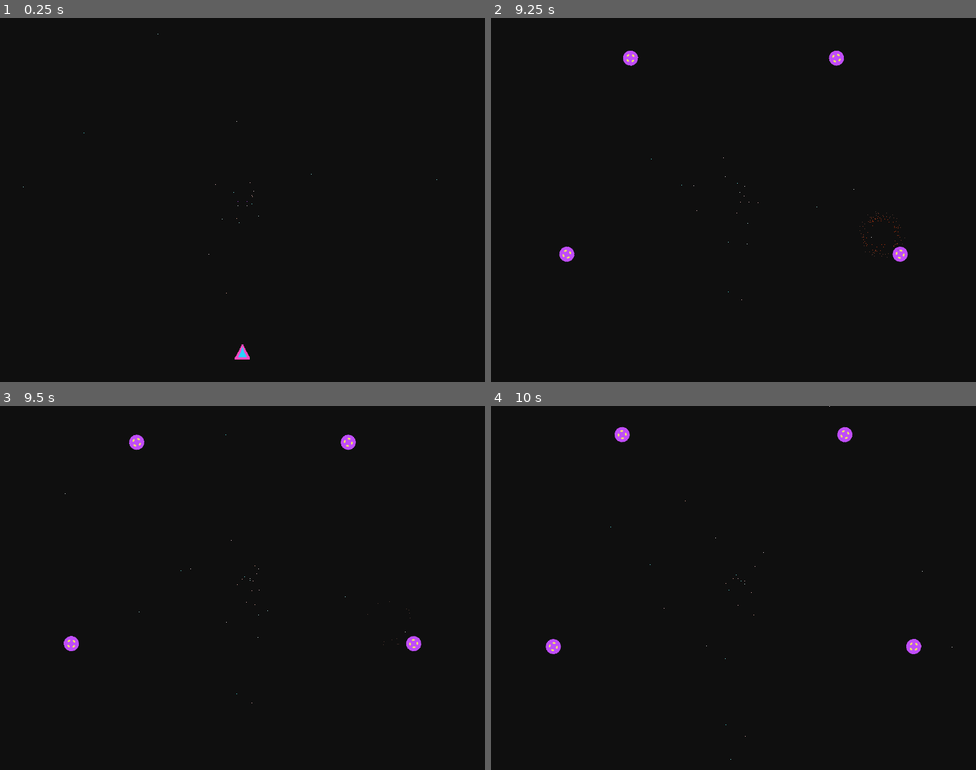
Above: before the commit, frames 1-4 (two rows, left to right).
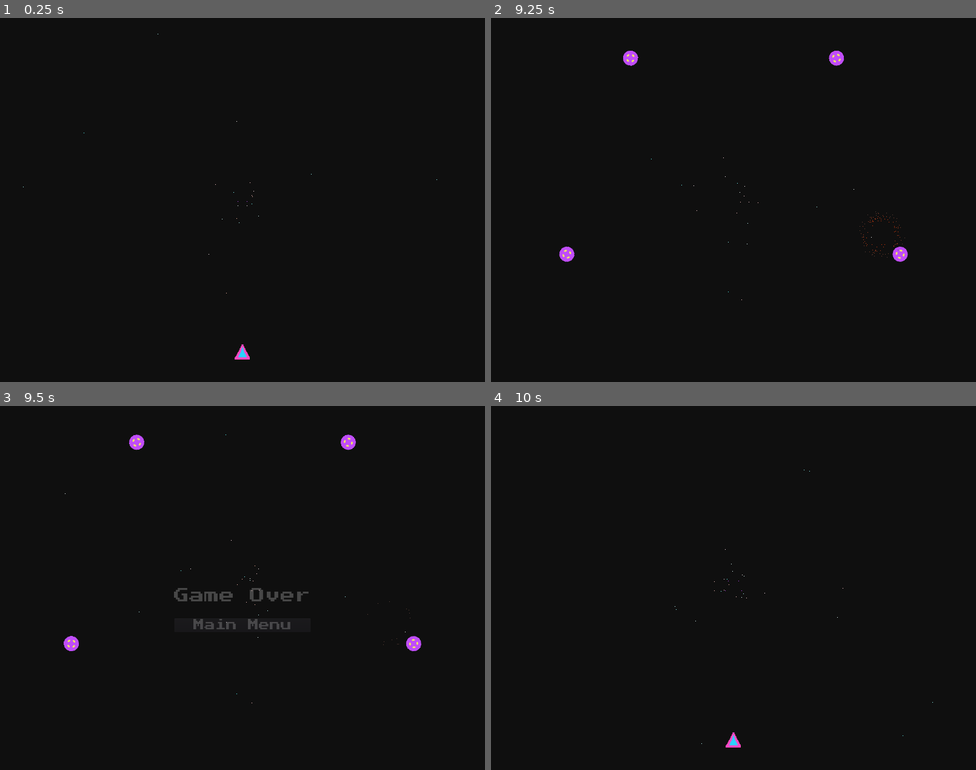
Above: after the commit, the same moments.

Repository: doctor-g/LD47
Game: Godot game, scene res://src/Level.tscn
Same seed, same stepped clock (60 frames per second), same inputs: the game is played once before the commit and once after it.
Inputs (mouse positions are in pixels of both pictures, inside the frame that each line leads up to):
- Up to frame 1 (0.25 s): no input
- Up to frame 2 (9.25 s): tap Enter at 0.5 s; tap Space (fire) at 0.6, 1.25, 2.85, 5.1, 7.35 s; tap Left (move_clockwise) at 1.35, 5.85 s; hold D (move_counterclockwise) 2.03-2.78 s; hold Left (move_clockwise) 3.53-4.28 s; tap D (move_counterclockwise) at 4.35, 8.85 s; hold D (move_counterclockwise) 6.53-7.28 s; hold Left (move_clockwise) 8.03-8.78 s
- Up to frame 3 (9.5 s): no input
- Up to frame 4 (10 s): click (733, 624) at 9.5 s, where only the run after the commit has a clickable "Main Menu"

Frames 1-2 are identical in both runs. In frame 3, 0.6% of the frame differs, in the area x 35-64%, y 50-62%; in frame 4, 0.5%.

Commit message:
Add game over menu

Diff:
--- a/project/src/Level.gd
+++ b/project/src/Level.gd
@@ -3,6 +3,7 @@
 onready var _camera : Camera2D = $Camera2D
 onready var _Alien := preload("res://src/Alien.tscn")
 onready var _aliens := $Aliens
+onready var _game_over_fade_in := $GameOverFadeIn
 
 func _ready():
 	_camera.current = true
@@ -10,3 +11,13 @@
 		var alien = _Alien.instance()
 		alien.rotate(TAU * i / 5)
 		_aliens.add_child(alien)
+
+
+func _on_Player_destroyed():
+	yield(get_tree().create_timer(1), "timeout")
+	_game_over_fade_in.play("GameOverFadeIn")
+
+
+func _on_MainMenuButton_button_down():
+	# Later, this should go to the main menu, but for now, it just reloads for testing.
+	var _ignored := get_tree().change_scene("res://src/Level.tscn")
--- a/project/src/Level.tscn
+++ b/project/src/Level.tscn
@@ -1,8 +1,44 @@
-[gd_scene load_steps=4 format=2]
+[gd_scene load_steps=8 format=2]
 
 [ext_resource path="res://src/Level.gd" type="Script" id=1]
 [ext_resource path="res://src/Player.tscn" type="PackedScene" id=2]
 [ext_resource path="res://assets/background_color.png" type="Texture" id=3]
+[ext_resource path="res://assets/fonts/PressStart2P-Regular.ttf" type="DynamicFontData" id=4]
+
+[sub_resource type="DynamicFont" id=1]
+size = 32
+font_data = ExtResource( 4 )
+
+[sub_resource type="DynamicFont" id=2]
+size = 24
+font_data = ExtResource( 4 )
+
+[sub_resource type="Animation" id=3]
+resource_name = "GameOverFadeIn"
+tracks/0/type = "value"
+tracks/0/path = NodePath("GameOverControl:modulate")
+tracks/0/interp = 1
+tracks/0/loop_wrap = true
+tracks/0/imported = false
+tracks/0/enabled = true
+tracks/0/keys = {
+"times": PoolRealArray( 0, 1 ),
+"transitions": PoolRealArray( 1, 1.8025 ),
+"update": 0,
+"values": [ Color( 1, 1, 1, 0 ), Color( 1, 1, 1, 1 ) ]
+}
+tracks/1/type = "value"
+tracks/1/path = NodePath("GameOverControl:visible")
+tracks/1/interp = 1
+tracks/1/loop_wrap = true
+tracks/1/imported = false
+tracks/1/enabled = true
+tracks/1/keys = {
+"times": PoolRealArray( 0 ),
+"transitions": PoolRealArray( 1 ),
+"update": 1,
+"values": [ true ]
+}
 
 [node name="Level" type="Node2D"]
 script = ExtResource( 1 )
@@ -30,3 +66,33 @@
 position = Vector2( 0, 280.183 )
 
 [node name="Aliens" type="Node2D" parent="."]
+
+[node name="GameOverControl" type="VBoxContainer" parent="."]
+modulate = Color( 1, 1, 1, 0 )
+anchor_left = 0.5
+anchor_top = 0.5
+anchor_right = 0.5
+anchor_bottom = 0.5
+grow_horizontal = 2
+custom_constants/separation = 32
+__meta__ = {
+"_edit_use_anchors_": false
+}
+
+[node name="Label" type="Label" parent="GameOverControl"]
+margin_right = 288.0
+margin_bottom = 32.0
+custom_fonts/font = SubResource( 1 )
+text = "Game Over"
+
+[node name="MainMenuButton" type="Button" parent="GameOverControl"]
+margin_top = 64.0
+margin_right = 288.0
+margin_bottom = 94.0
+custom_fonts/font = SubResource( 2 )
+text = "Main Menu"
+
+[node name="GameOverFadeIn" type="AnimationPlayer" parent="."]
+anims/GameOverFadeIn = SubResource( 3 )
+[connection signal="destroyed" from="Player" to="." method="_on_Player_destroyed"]
+[connection signal="button_down" from="GameOverControl/MainMenuButton" to="." method="_on_MainMenuButton_button_down"]
--- a/project/src/Player.gd
+++ b/project/src/Player.gd
@@ -2,6 +2,8 @@
 
 export var MAX_SPEED := 2.5
 export var ACCELERATION := 0.25
+
+signal destroyed
 
 var _speed := 0.0
 var _radius := 320.0
@@ -41,4 +43,5 @@
 		var explosion = _Explosion.instance()
 		explosion.position = position
 		get_parent().add_child(explosion)
+		emit_signal("destroyed")
 		queue_free()
Not shown, added: project/assets/fonts/OFL.txt
Binary file added: project/assets/fonts/PressStart2P-Regular.ttf
Not shown, changed: README.md
